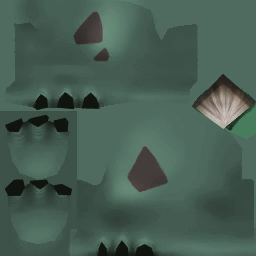
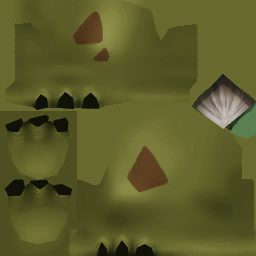
Layers edited between the first and the second (256, 256) image:
hid group "Green" (8 layers) over bbox(0, 0, 256, 256)
showed group "Red" (6 layers) over bbox(0, 0, 256, 256)
